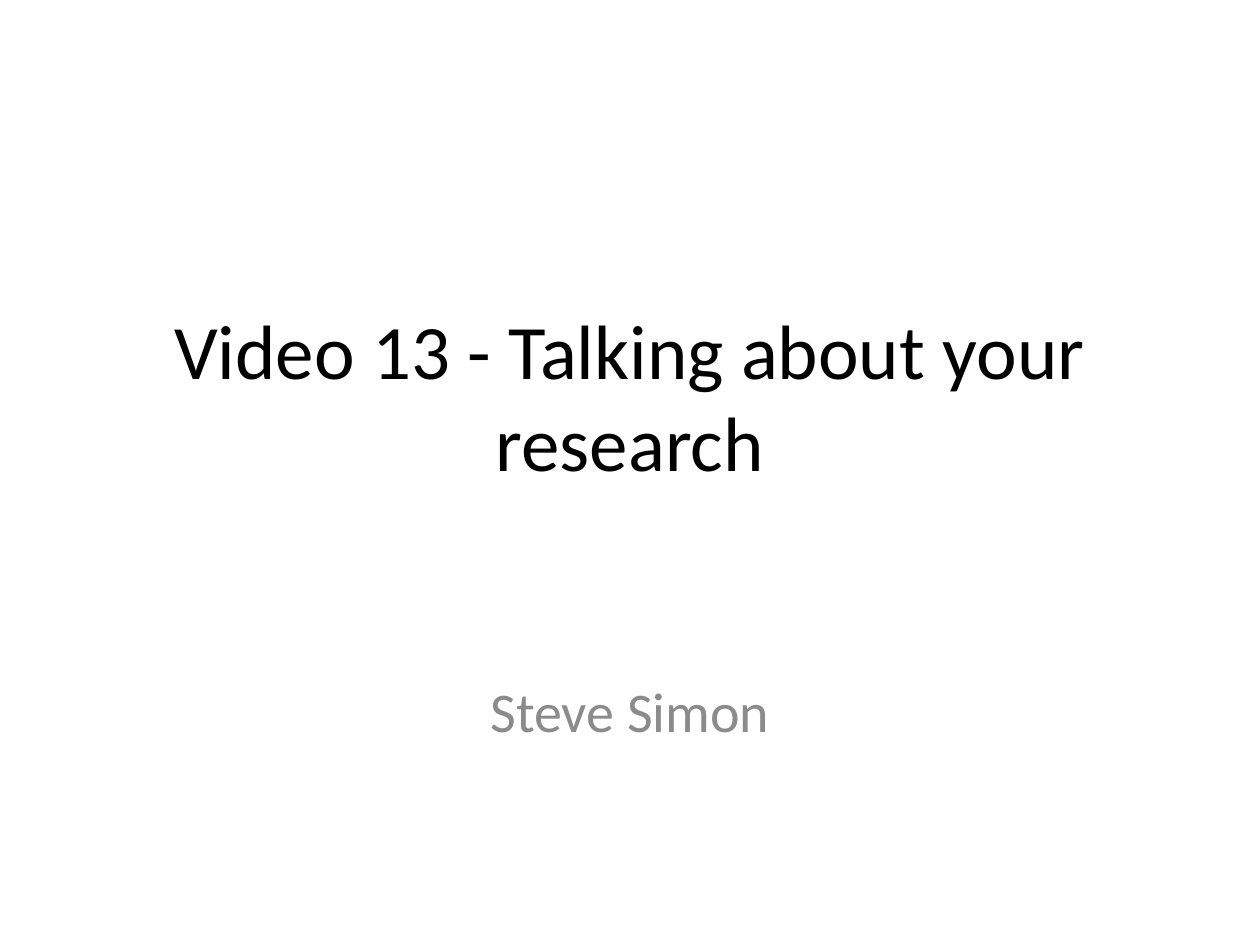
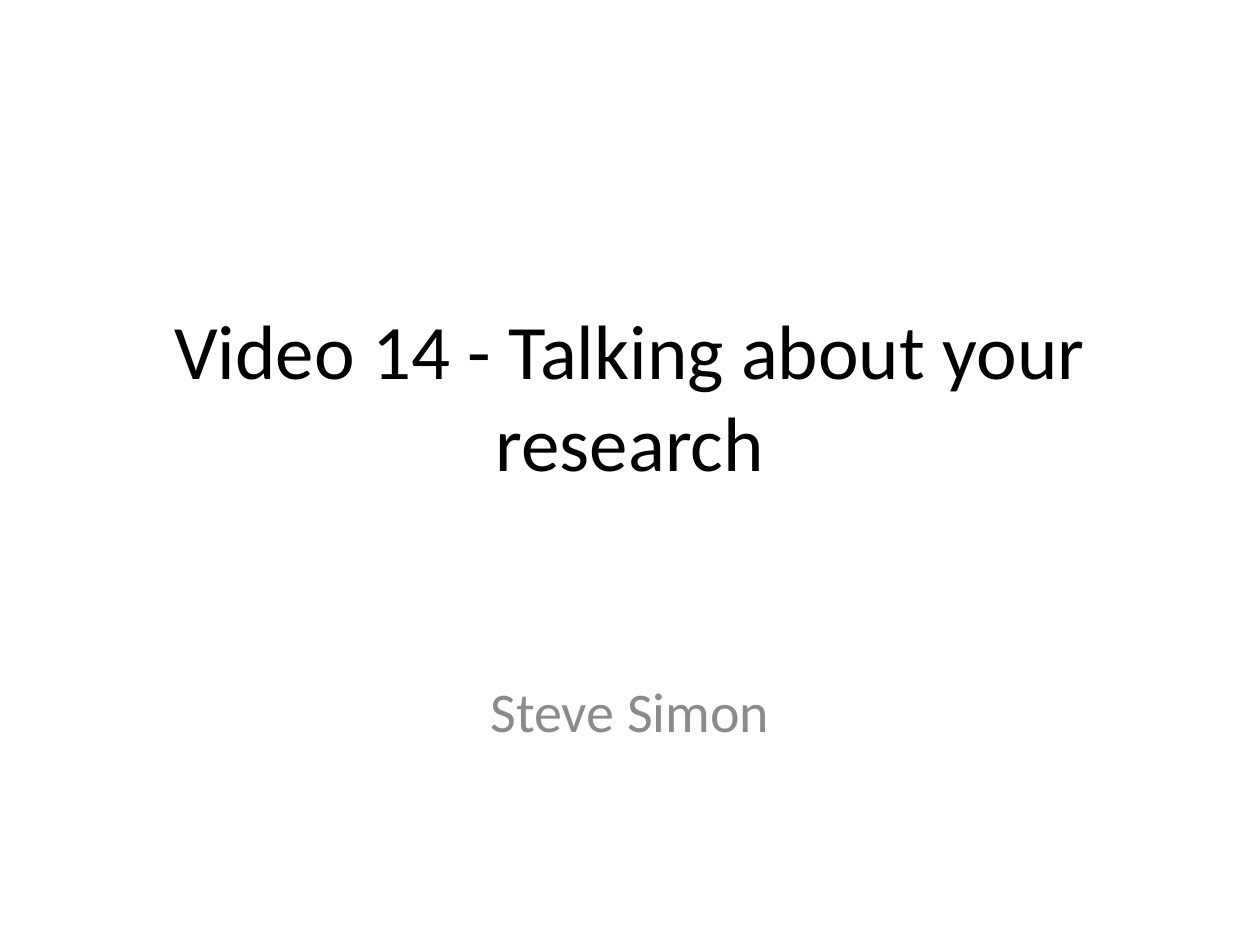
Before and after one commit to pmean/classes, a slide deck: slide 1 of clinical-research-methodology/results/video14-research-talks.pptx. Drawn at 1260x945 pixels with LibreOffice and Linux fonts; fonts in the diff are those of the drawing. Boxes give left, top, right and bottom in pixels: in the first picture for what was removed or moved away, otherwise in the second. Text is boxed around its words. In the diff, an @@ line names an element or a change of style, - is before the commit and + after.

Commit message:
Updated video14 in Clinical Research Methodology

```diff
--- a/clinical-research-methodology/results/video14-research-talks.pptx
+++ b/clinical-research-methodology/results/video14-research-talks.pptx
@@ title at (174,325,1085,472): text changed @@
-Video 13 - Talking about your research
+Video 14 - Talking about your research
```
Also in this commit, not shown: 5 other slides changed, 6 other files.
